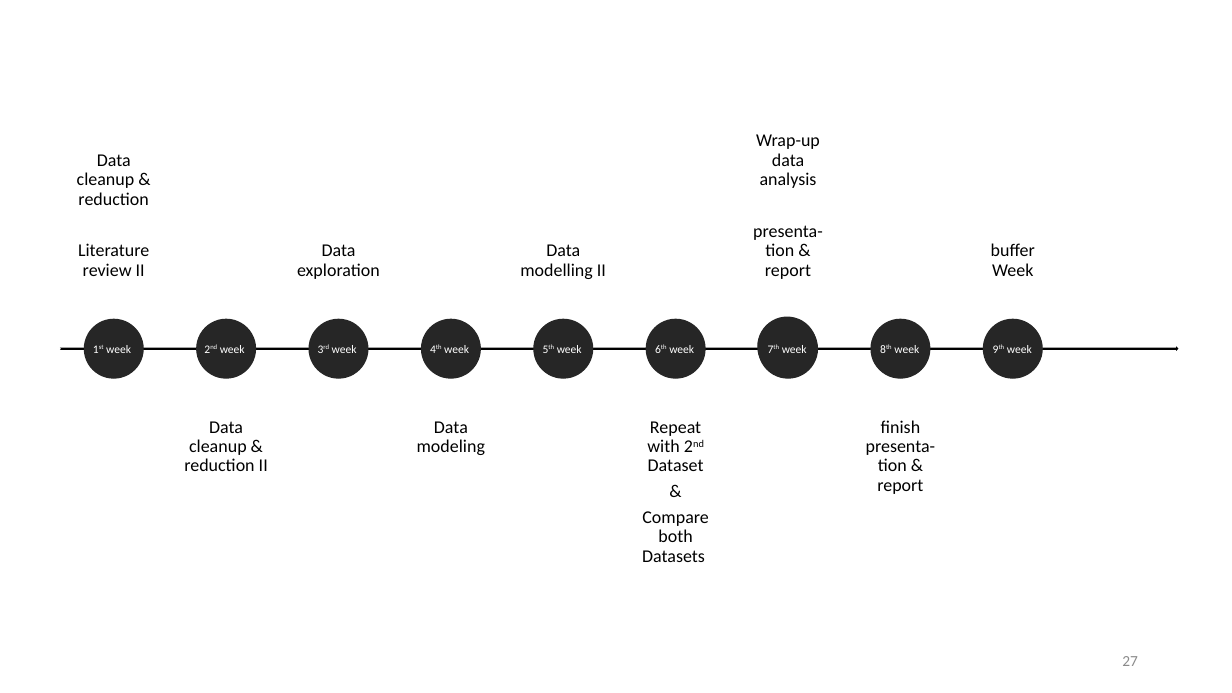
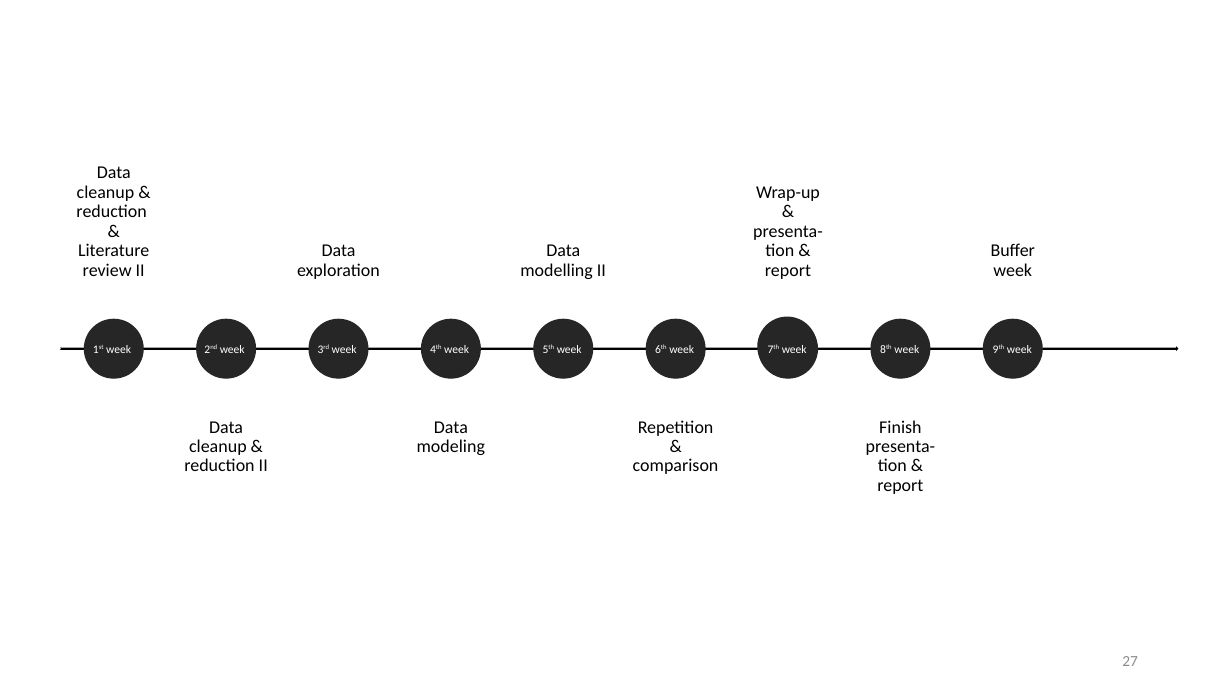
Before and after one commit to datascience-mobi-2022/2022-topic-03-team-05, a slide deck: slide 27 of Project Proposal_temporary draft.pptx. Drawn at 1232x693 pixels with LibreOffice and Linux fonts; fonts in the diff are those of the drawing. Boxes give left, top, right and bottom in pixels: in the first picture for what was removed or moved away, otherwise in the second. Text is boxed around its words. In the diff, an @@ line names an element or a change of style, - is before the commit and + after.

```diff
--- a/Project Proposal_temporary draft.pptx
+++ b/Project Proposal_temporary draft.pptx
@@ text at [76,166,149,276]: text changed @@
-Data cleanup & reduction
-Literature review II
+Data cleanup & reduction & Literature review II
@@ text at [753,186,823,279]: text changed @@
-Wrap-up data analysis
-presenta-tion & report
+Wrap-up & presenta-tion & report
@@ text at [991,243,1035,276]: text changed @@
-buffer Week
+Buffer week
@@ text at [633,420,719,474]: text changed @@
-Repeat with 2nd Dataset
-&
-Compare both Datasets
+Repetition & comparison
@@ text at [866,420,936,494]: text changed @@
-finish presenta-tion & report
+Finish presenta-tion & report
```
Also in this commit, not shown: 12 other slides changed.
